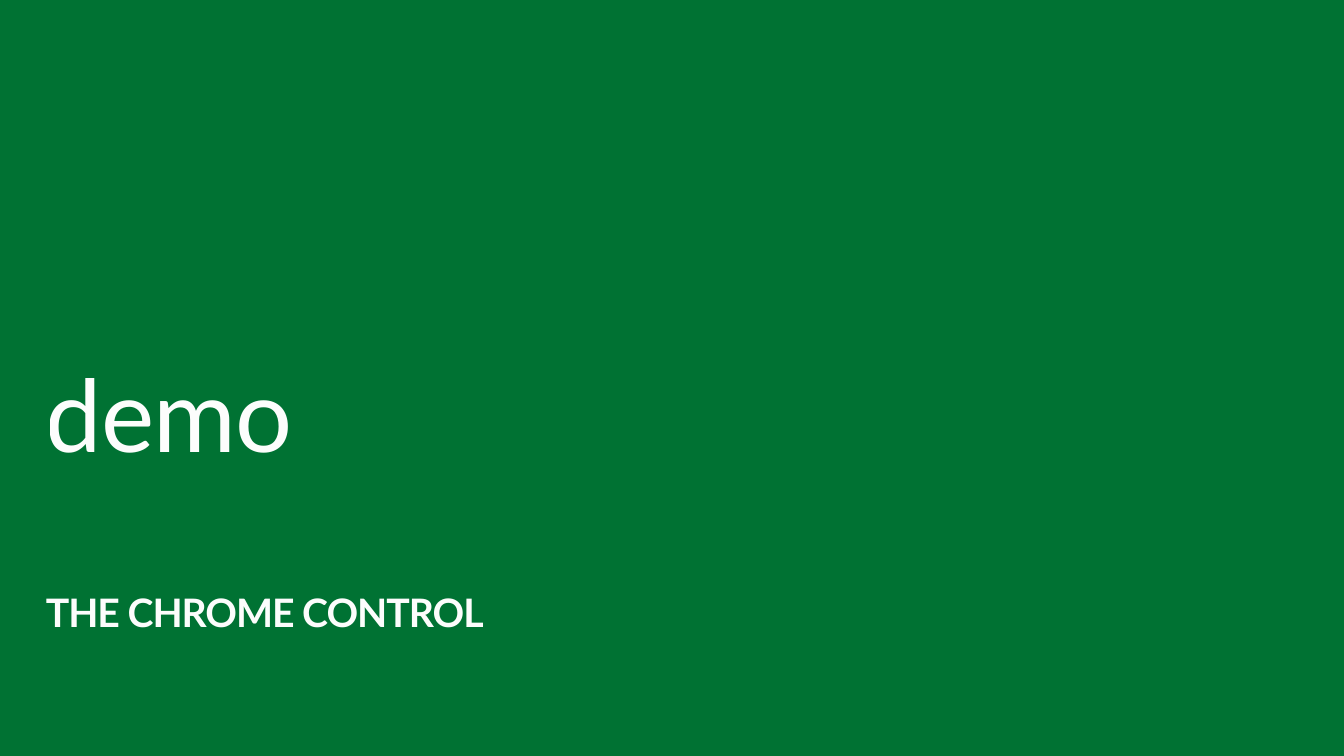
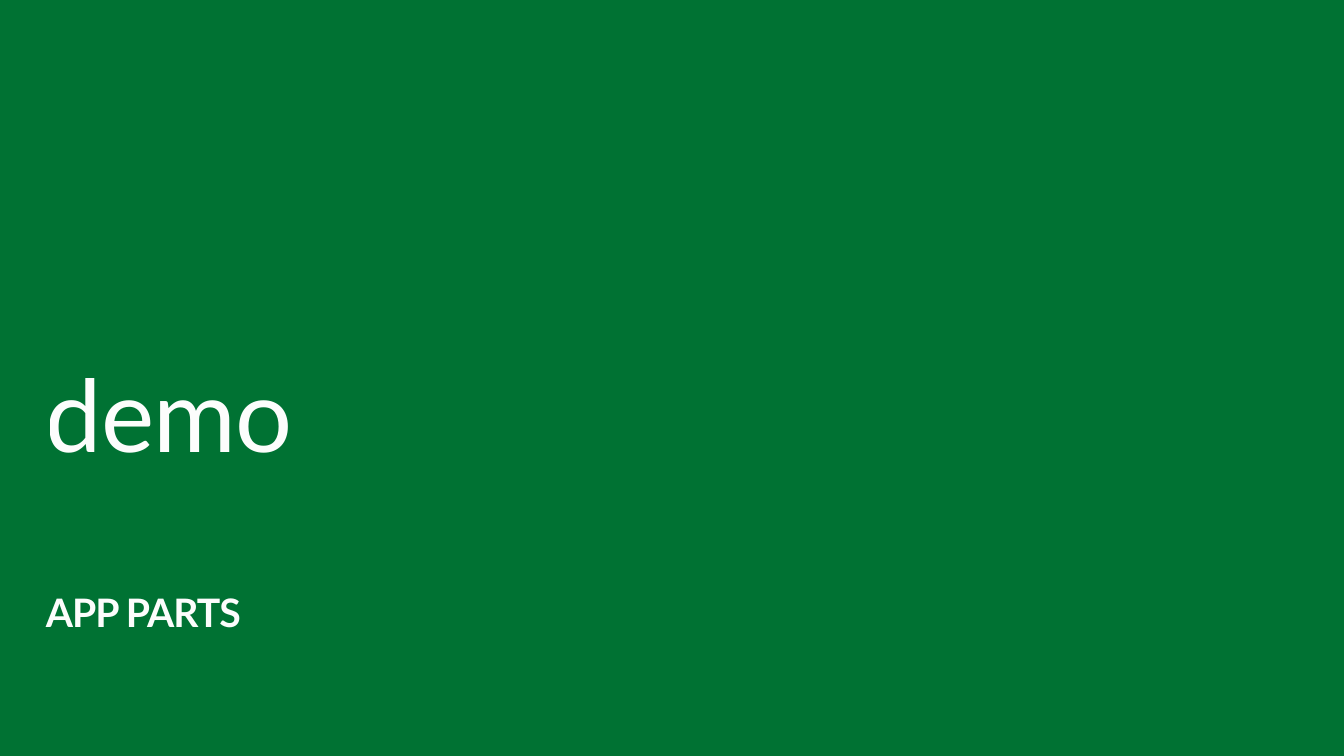
Before and after one commit to OfficeDev/TrainingContent, a slide deck: slide 31 of O3652-5 Deep Dive into SharePoint Hosted Apps/O3652-5 Deep Dive into SharePoint Hosted Apps.pptx (slide 26 before the commit). Drawn at 1344x756 pixels with LibreOffice and Linux fonts; fonts in the diff are those of the drawing. Boxes give left, top, right and bottom in pixels: in the first picture for what was removed or moved away, otherwise in the second. Text is boxed around its words. In the diff, an @@ line names an element or a change of style, - is before the commit and + after.

```diff
--- a/O3652-5 Deep Dive into SharePoint Hosted Apps/O3652-5 Deep Dive into SharePoint Hosted Apps.pptx
+++ b/O3652-5 Deep Dive into SharePoint Hosted Apps/O3652-5 Deep Dive into SharePoint Hosted Apps.pptx
@@ subtitle at (46, 598, 241, 628): text changed @@
-THE CHROME CONTROL
+APP PARTS
```
Also in this commit, not shown: 7 other slides changed, 13 slides added, 14 slides removed.
